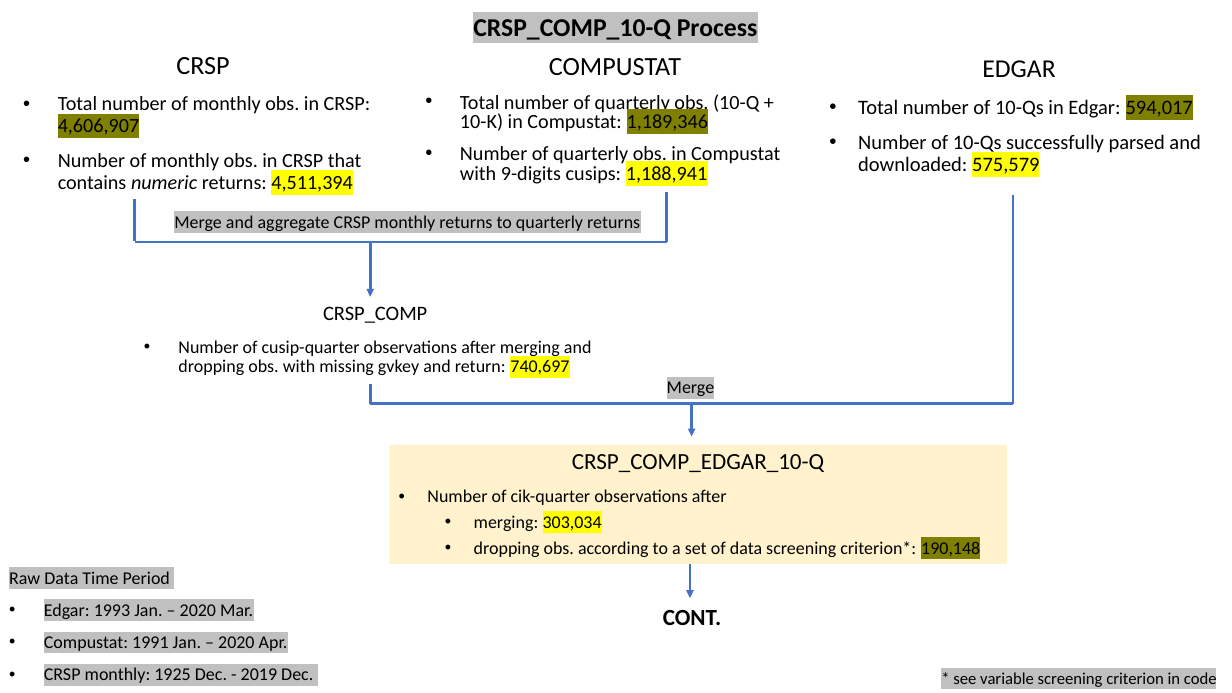
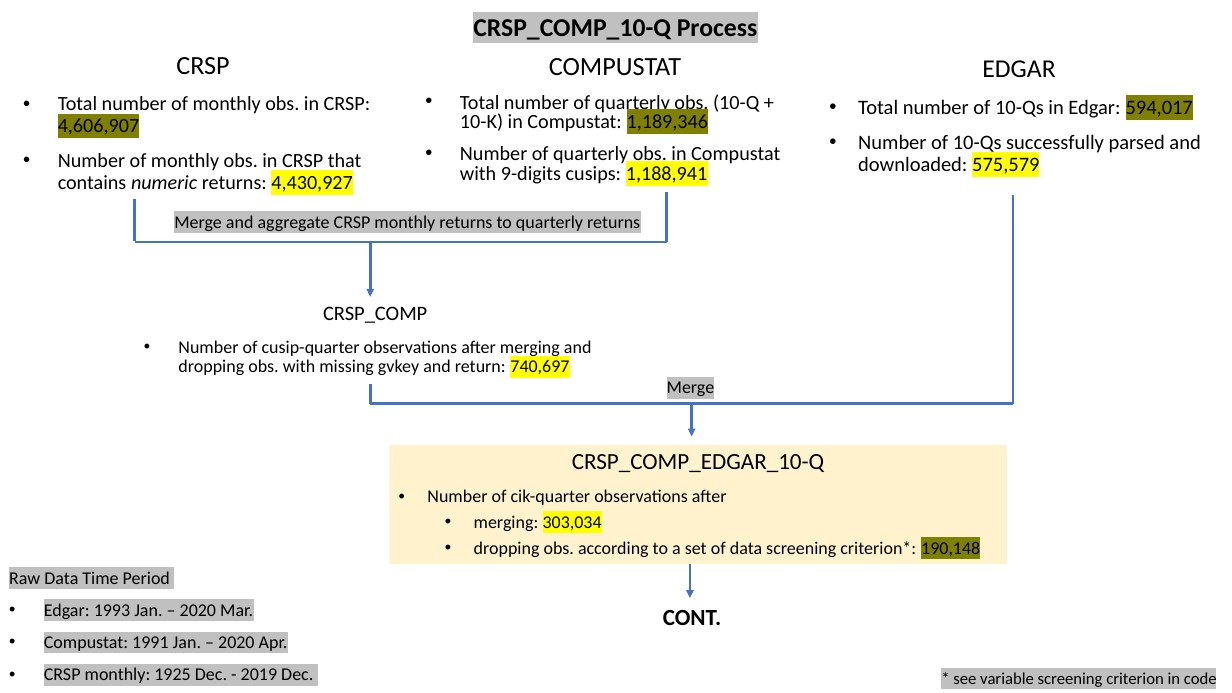
Before and after one commit to fengzhi22/narrative_conservatism, a slide deck: slide 2 of output/Figures.pptx. Drawn at 1232x693 pixels with LibreOffice and Linux fonts; fonts in the diff are those of the drawing. Boxes give left, top, right and bottom in pixels: in the first picture for what was removed or moved away, otherwise in the second. Text is boxed around its words. In the diff, an @@ line names an element or a change of style, - is before the commit and + after.

```diff
--- a/output/Figures.pptx
+++ b/output/Figures.pptx
@@ text at (58, 153, 362, 192): text changed @@
-• Number of monthly obs. in CRSP that contains numeric returns: 4,511,394
+• Number of monthly obs. in CRSP that contains numeric returns: 4,430,927
```
Also in this commit, not shown: 1 other slide changed, 46 other files.
